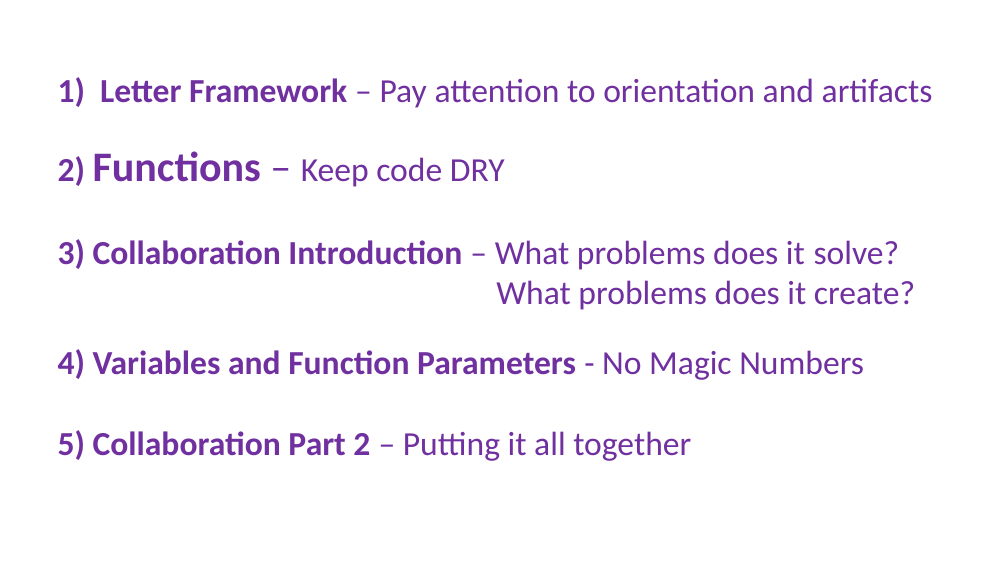
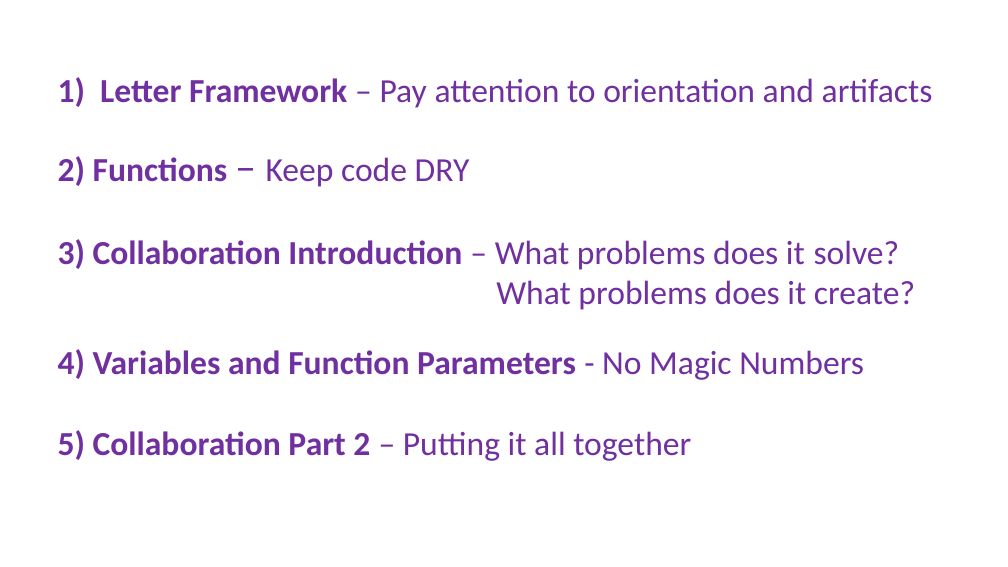
Before and after one commit to wmillerOLMC/NameWriter, a slide deck: slide 1 of Project Steps.pptx. Drawn at 1008x567 pixels with LibreOffice and Linux fonts; fonts in the diff are those of the drawing; background and template pictures are left out. Boxes give left, top, right and bottom in pixels: in the first picture for what was removed or moved away, otherwise in the second. Text is boxed around its words. In the diff, an @@ line names an element or a change of style, - is before the commit and + after.

```diff
--- a/Project Steps.pptx
+++ b/Project Steps.pptx
@@ text at (58,156,470,187): size 40 to 32 pt in "Functions" @@
```
Also in this commit, not shown: 1 slide removed.
